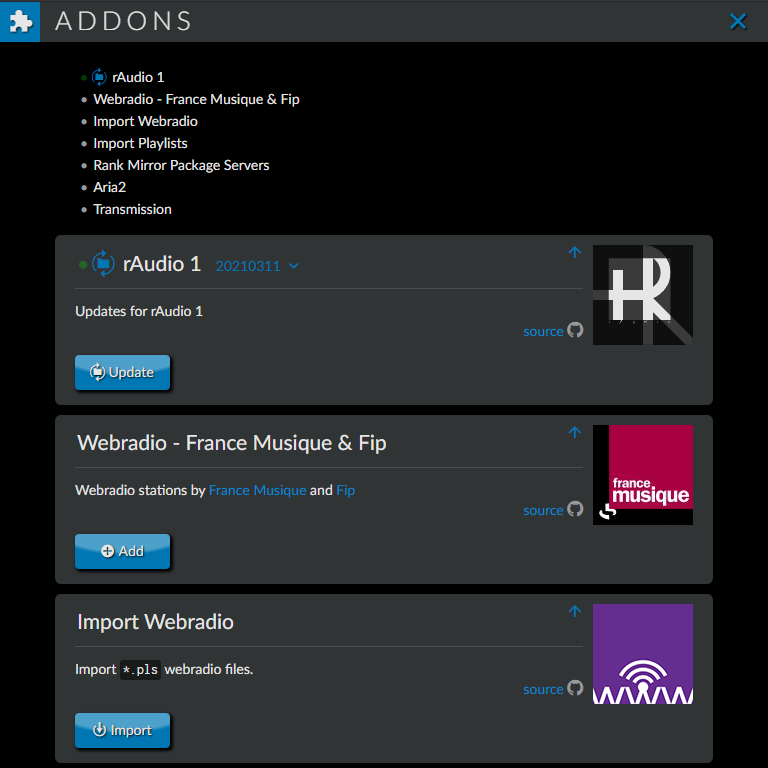
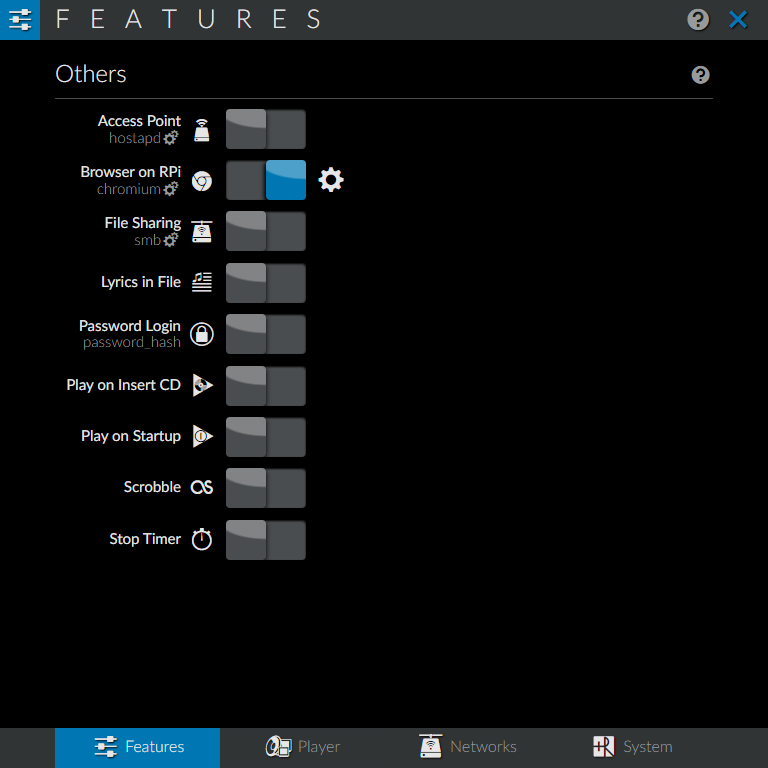
Two versions of the same layered image (768x768). Layer-by-layer changes:
hid "Layer 42" over [0, 0, 768, 768]
hid "player" over [0, 728, 768, 768]
showed "featuresB" over [0, 728, 768, 768]
hid "player2" over [0, 0, 768, 768]
hid "player1" over [0, 0, 768, 768]
showed "features2", painted on it over [0, 0, 768, 768]
